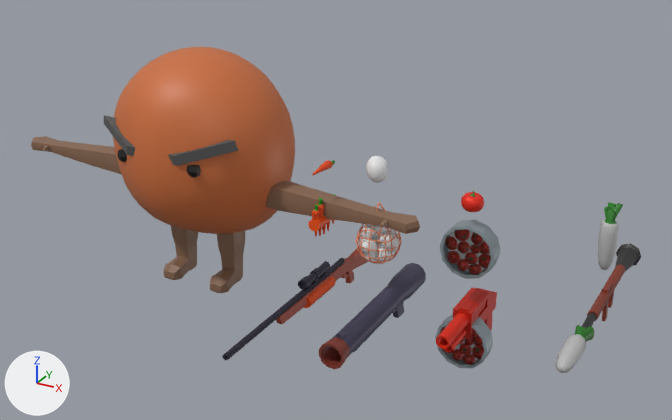
Renders of the Blender file Assets/Models/Guns and Bullets/guns.blend from each side of a commit.
Both versions are drawn from a 50 mm lens placed at (1.5, -7.76, 5.01), pointed at (-2.77, 0.0, 1.13). Arrows for +X, +Y and +Z are at lower left; the lights stay in place.

The first picture shows 'Cylinder.001', 'Cylinder.002', 'Cylinder.003', 'Sphere', 'carrotBullet', 'carrotBundle', 'carrotSniper', 'potatoBag', 'potatoBazooka', 'tomatoMagazine', 'tomatoShotgunGun'.
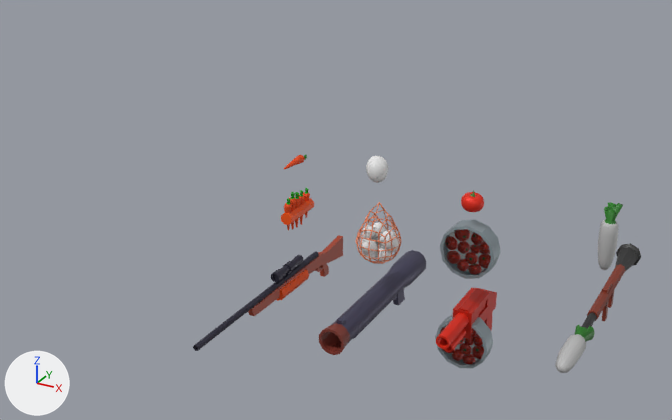
Commit message: guns update last

Location of each change, (x1, y1, x2, y2) in pixels of the pictures (672 x 420 px):
'Sphere', deleted (brown): before (31, 47, 420, 293)
    faces in mat_material_001 (its picture is missing): (113, 47, 295, 234)
    faces in mat_material_004 (brown #886751): (31, 136, 420, 293)
    faces in mat_material_003 (dark grey #565656): (104, 115, 238, 166)
    faces in mat_material_002 (black #0b0b0b): (117, 149, 201, 177)
'carrotSniper', moved: before (222, 246, 368, 360); after (193, 235, 343, 351)
'potatoBazooka', moved: before (319, 263, 426, 369); after (319, 250, 426, 355)
'carrotBundle', moved: before (308, 194, 335, 237); after (281, 188, 314, 230)
'carrotBullet', moved: before (312, 160, 335, 175); after (284, 155, 307, 169)

Diff of the bpy script that builds the scene:
```diff
--- a/Assets/Models/Guns and Bullets/guns.blend.py
+++ b/Assets/Models/Guns and Bullets/guns.blend.py
@@ ob_sphere @@
-ob_sphere = bpy.data.objects.new('Sphere', me_sphere_002)
-ob_sphere.location = (-4.423, 0.0, 0.0)
@@ ob_potatobazooka @@
 ob_potatobazooka = bpy.data.objects.new('potatoBazooka', me_cylinder_006)
-ob_potatobazooka.location = (-2.297, 0.572, -0.115)
+ob_potatobazooka.location = (-2.297, 0.572, 0.047)
@@ ob_carrotsniper @@
 ob_carrotsniper = bpy.data.objects.new('carrotSniper', me_cube_011)
-ob_carrotsniper.location = (-2.879, 0.344, 0.0)
+ob_carrotsniper.location = (-3.21, 0.344, 0.0)
@@ ob_carrotbullet @@
 ob_carrotbullet = bpy.data.objects.new('carrotBullet', me_cylinder_011)
-ob_carrotbullet.location = (-2.876, 0.039, 1.601)
+ob_carrotbullet.location = (-3.208, 0.039, 1.601)
@@ ob_carrotbundle @@
 ob_carrotbundle = bpy.data.objects.new('carrotBundle', me_cube_013)
-ob_carrotbundle.location = (-2.879, -0.032, 1.037)
+ob_carrotbundle.location = (-3.21, -0.032, 1.037)
 ob_carrotbundle.rotation_euler = (0.0, -0.418, 0.0)  # degrees (0, -24, 0)
```
